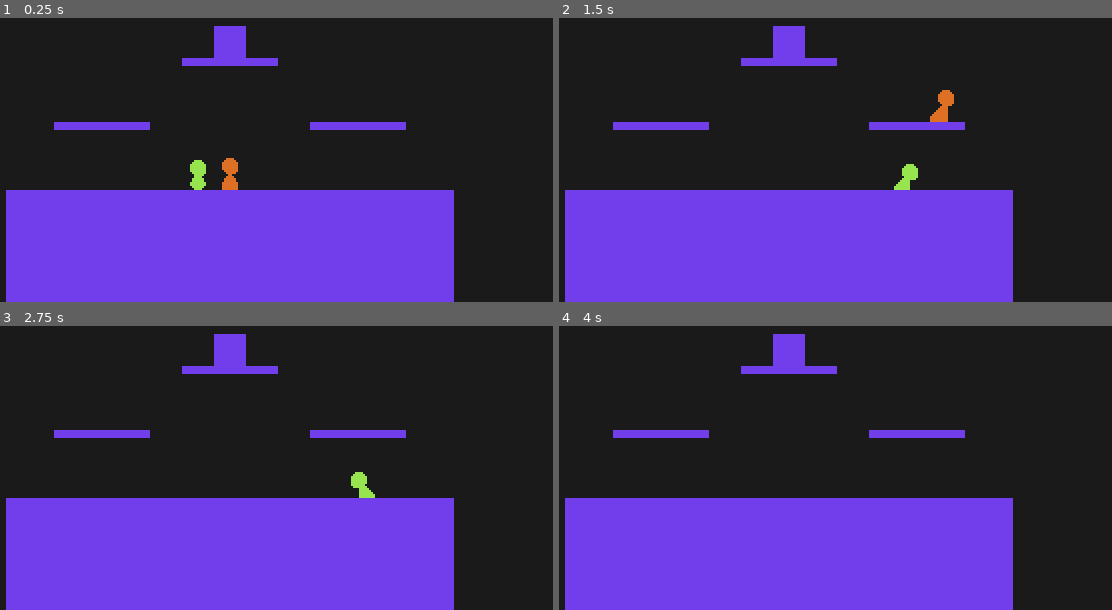
Above: before the commit, frames 1-4 (two rows, left to right).
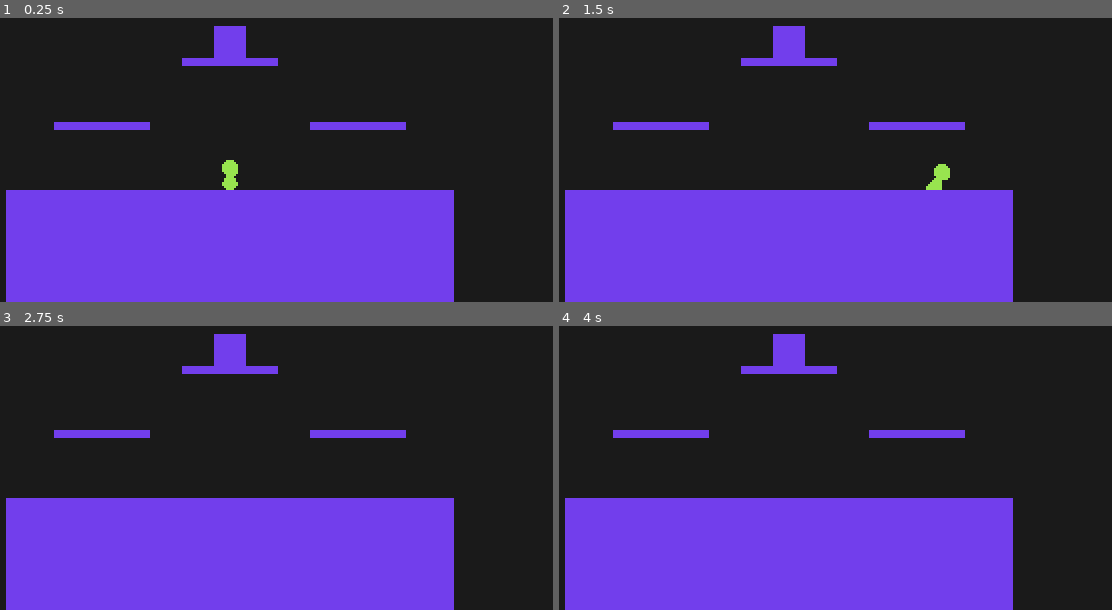
Above: after the commit, the same moments.

Repository: youssefevan/platform-fighter
Game: Godot game, scene res://World.tscn
Two runs of this game, one before a commit and one after it. Both use one fixed random seed, a clock stepped at 60 frames per second and the inputs below.
Inputs:
- Up to frame 1 (0.25 s): no input
- Up to frame 2 (1.5 s): hold Right (right) from 0.53 s (still down); tap X (attack) at 0.6 s; tap Z (jump) at 0.77 s; tap C (special) at 1.35 s
- Up to frame 3 (2.75 s): tap Z (jump) at 1.52 s; release Right (right) at 2.03 s; hold Left (left) from 2.03 s (still down); tap X (attack) at 2.1 s
- Up to frame 4 (4 s): release Left (left) at 2.78 s; hold Right (right) from 2.78 s (still down); tap C (special) at 2.85 s; tap Z (jump) at 3.02, 3.77 s; tap X (attack) at 3.6 s

The runs differ from the first frame. In frame 1, 0.5% of the frame differs, in the area x 34-44%, y 49-61%; in frame 2, 0.7%, in the area x 60-72%, y 25-61%; in frame 3, 0.2%; in frame 4, nothing differs.

Commit message:
More setup for specials

Diff:
--- a/PlatformFighter/Scenes/Characters/Timber.tscn
+++ b/PlatformFighter/Scenes/Characters/Timber.tscn
@@ -1038,6 +1038,10 @@
 "values": [ Rect2( 32, 0, 32, 32 ) ]
 }
 
+[sub_resource type="CapsuleShape2D" id=43]
+radius = 8.0
+height = 18.0
+
 [sub_resource type="Animation" id=42]
 resource_name = "SpecialUp"
 length = 0.6
@@ -1053,6 +1057,90 @@
 "transitions": PoolRealArray( 1, 1, 1, 1, 1, 1, 1, 1, 1, 1, 1 ),
 "update": 1,
 "values": [ Rect2( 128, 32, 32, 32 ), Rect2( 160, 32, 32, 32 ), Rect2( 192, 32, 32, 32 ), Rect2( 160, 32, 32, 32 ), Rect2( 192, 32, 32, 32 ), Rect2( 160, 32, 32, 32 ), Rect2( 192, 32, 32, 32 ), Rect2( 160, 32, 32, 32 ), Rect2( 192, 32, 32, 32 ), Rect2( 160, 32, 32, 32 ), Rect2( 128, 32, 32, 32 ) ]
+}
+tracks/1/type = "value"
+tracks/1/path = NodePath("Hitbox/Bounds:shape")
+tracks/1/interp = 1
+tracks/1/loop_wrap = true
+tracks/1/imported = false
+tracks/1/enabled = true
+tracks/1/keys = {
+"times": PoolRealArray( 0 ),
+"transitions": PoolRealArray( 1 ),
+"update": 1,
+"values": [ SubResource( 43 ) ]
+}
+tracks/2/type = "value"
+tracks/2/path = NodePath("Hitbox/Bounds:disabled")
+tracks/2/interp = 1
+tracks/2/loop_wrap = true
+tracks/2/imported = false
+tracks/2/enabled = true
+tracks/2/keys = {
+"times": PoolRealArray( 0, 0.05, 0.0833333, 0.116667, 0.15, 0.183333, 0.216667, 0.25, 0.283333, 0.316667, 0.35, 0.383333, 0.416667, 0.45, 0.5 ),
+"transitions": PoolRealArray( 1, 1, 1, 1, 1, 1, 1, 1, 1, 1, 1, 1, 1, 1, 1 ),
+"update": 1,
+"values": [ true, false, true, false, true, false, true, false, true, false, true, false, true, false, true ]
+}
+tracks/3/type = "value"
+tracks/3/path = NodePath("Hitbox/Bounds:position")
+tracks/3/interp = 1
+tracks/3/loop_wrap = true
+tracks/3/imported = false
+tracks/3/enabled = true
+tracks/3/keys = {
+"times": PoolRealArray( 0 ),
+"transitions": PoolRealArray( 1 ),
+"update": 1,
+"values": [ Vector2( 0, -6 ) ]
+}
+tracks/4/type = "value"
+tracks/4/path = NodePath("Hitbox/Bounds:rotation_degrees")
+tracks/4/interp = 1
+tracks/4/loop_wrap = true
+tracks/4/imported = false
+tracks/4/enabled = true
+tracks/4/keys = {
+"times": PoolRealArray( 0 ),
+"transitions": PoolRealArray( 1 ),
+"update": 1,
+"values": [ 90.0 ]
+}
+tracks/5/type = "value"
+tracks/5/path = NodePath("Hitbox:damage")
+tracks/5/interp = 1
+tracks/5/loop_wrap = true
+tracks/5/imported = false
+tracks/5/enabled = true
+tracks/5/keys = {
+"times": PoolRealArray( 0.05, 0.45 ),
+"transitions": PoolRealArray( 1, 1 ),
+"update": 1,
+"values": [ 3.0, 15.0 ]
+}
+tracks/6/type = "value"
+tracks/6/path = NodePath("Hitbox:kb_power")
+tracks/6/interp = 1
+tracks/6/loop_wrap = true
+tracks/6/imported = false
+tracks/6/enabled = true
+tracks/6/keys = {
+"times": PoolRealArray( 0.05, 0.45 ),
+"transitions": PoolRealArray( 1, 1 ),
+"update": 1,
+"values": [ 50.0, 190.0 ]
+}
+tracks/7/type = "value"
+tracks/7/path = NodePath("Hitbox:kb_angle")
+tracks/7/interp = 1
+tracks/7/loop_wrap = true
+tracks/7/imported = false
+tracks/7/enabled = true
+tracks/7/keys = {
+"times": PoolRealArray( 0.05, 0.45 ),
+"transitions": PoolRealArray( 1, 1 ),
+"update": 0,
+"values": [ -90.0, -70.0 ]
 }
 
 [node name="Timber" instance=ExtResource( 1 )]
@@ -1086,11 +1174,11 @@
 hframes = 1
 vframes = 1
 region_enabled = true
-region_rect = Rect2( 128, 32, 32, 32 )
+region_rect = Rect2( 160, 32, 32, 32 )
 
 [node name="Hitbox" parent="." index="2"]
-damage = 12.0
-kb_power = 160.0
+damage = 15.0
+kb_power = 190.0
 kb_angle = -70.0
 
 [node name="Bounds" parent="Hitbox" index="0"]
@@ -1186,6 +1274,7 @@
 [connection signal="disable_hitbox" from="StateManager/AerialUp" to="." method="_on_AerialUp_disable_hitbox"]
 [connection signal="disable_hitbox" from="StateManager/GroundDown" to="." method="_on_GroundDown_disable_hitbox"]
 [connection signal="disable_hitbox" from="StateManager/AerialDown" to="." method="_on_AerialDown_disable_hitbox"]
+[connection signal="disable_hitbox" from="StateManager/SpecialUp" to="." method="_on_SpecialUp_disable_hitbox"]
 
 [editable path="Hitbox"]
 [editable path="Hurtbox"]
--- a/PlatformFighter/Scripts/CharacterBase/character_base.gd
+++ b/PlatformFighter/Scripts/CharacterBase/character_base.gd
@@ -205,6 +205,18 @@
 func _on_GroundUp_disable_hitbox():
 	$Hitbox/Bounds.disabled = true
 
+func _on_SpecialNeutral_disable_hitbox():
+	$Hitbox/Bounds.disabled = true
+
+func _on_SpecialUp_disable_hitbox():
+	$Hitbox/Bounds.disabled = true
+
+func _on_SpecialDown_disable_hitbox():
+	$Hitbox/Bounds.disabled = true
+
+func _on_SpecialSide_disable_hitbox():
+	$Hitbox/Bounds.disabled = true
+
 func _on_Hurtbox_hit_info(hit, kb_dir, kb_pow, d_percent):
 	print("hurt")
 	got_hit = true
--- a/PlatformFighter/World.tscn
+++ b/PlatformFighter/World.tscn
@@ -1,9 +1,8 @@
-[gd_scene load_steps=11 format=2]
+[gd_scene load_steps=10 format=2]
 
 [ext_resource path="res://Sprites/tile.png" type="Texture" id=1]
 [ext_resource path="res://Scenes/Platform.tscn" type="PackedScene" id=2]
 [ext_resource path="res://Scripts/test.gd" type="Script" id=3]
-[ext_resource path="res://Scenes/Characters/Red.tscn" type="PackedScene" id=4]
 [ext_resource path="res://Scenes/Characters/Timber.tscn" type="PackedScene" id=5]
 [ext_resource path="res://Scenes/Hurtbox.tscn" type="PackedScene" id=6]
 
@@ -76,11 +75,8 @@
 [node name="Bounds" parent="Test/Hurtbox" index="0"]
 shape = SubResource( 4 )
 
-[node name="Red" parent="." instance=ExtResource( 4 )]
-position = Vector2( 192, 128 )
-
 [node name="Timber" parent="." instance=ExtResource( 5 )]
-position = Vector2( 176, 136 )
+position = Vector2( 192, 136 )
 
 [connection signal="area_entered" from="Test/Hurtbox" to="Test/Hurtbox" method="_on_Hurtbox_area_entered"]
 [connection signal="hit_info" from="Test/Hurtbox" to="Test" method="_on_Hurtbox_hit_info"]
Not shown: 1 places in PlatformFighter/Scenes/Characters/Timber.tscn that only renumber resources
